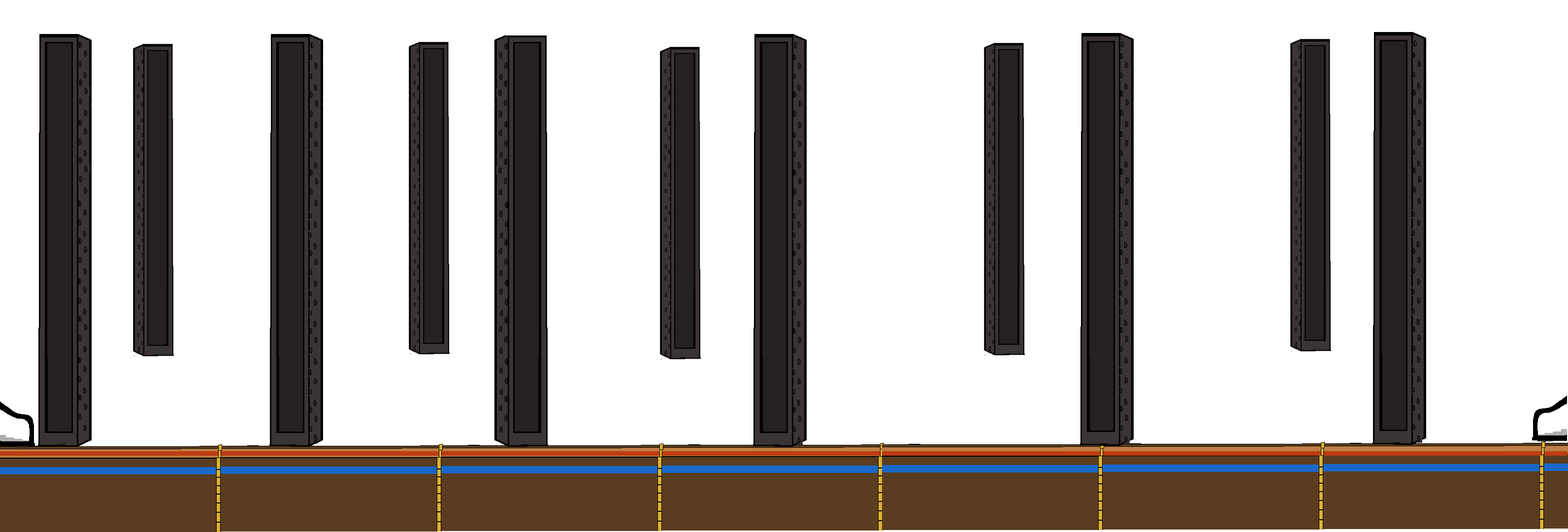
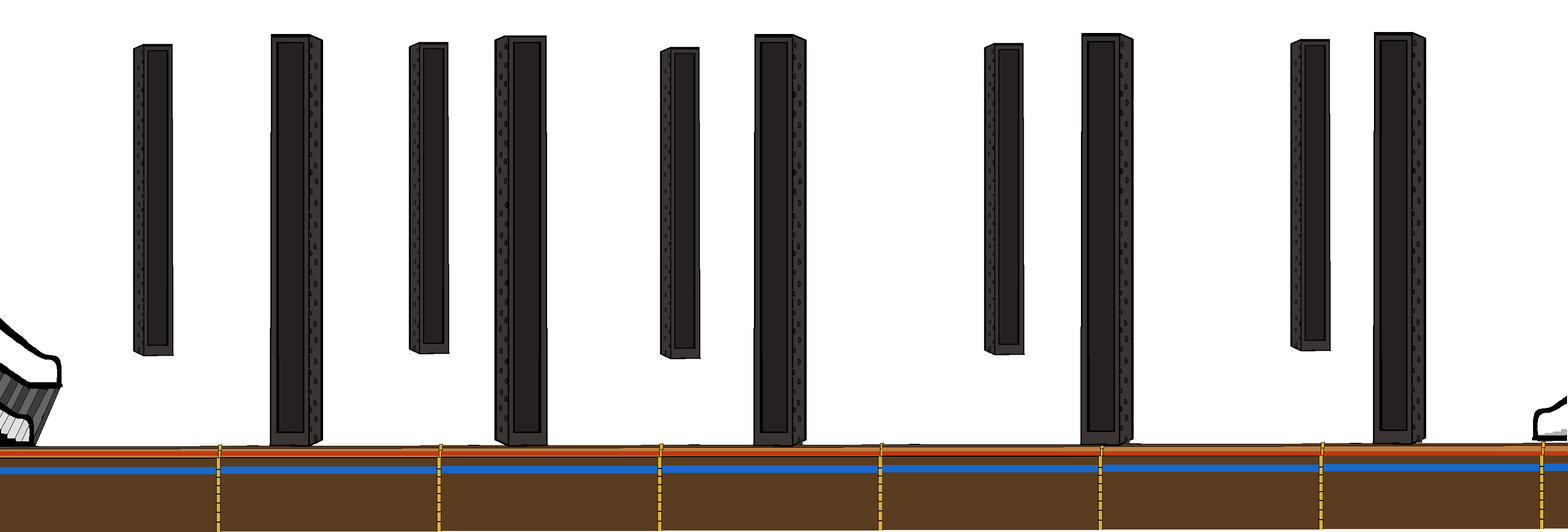
Revision of a layered w=1568, h=532 image; what changed, layer by layer:
added group "subWayDoor copy" with 2 layers above "subWayDoor" over [0, 318, 92, 447]
added layer "bottomGlass" (81%) in group "subWayDoor copy" over [0, 409, 30, 442]
added layer "subwayEntranceDoor #3" in group "subWayDoor copy" over [0, 318, 92, 447]
hid group "subWayDoor" (2 layers) over [0, 386, 92, 447]
moved "subwayEntranceDoor" above "subwayExitDoor", painted on it over [0, 386, 62, 447]
hid group "subwayBackgroundWall" (4 layers) over [37, 33, 93, 447]
